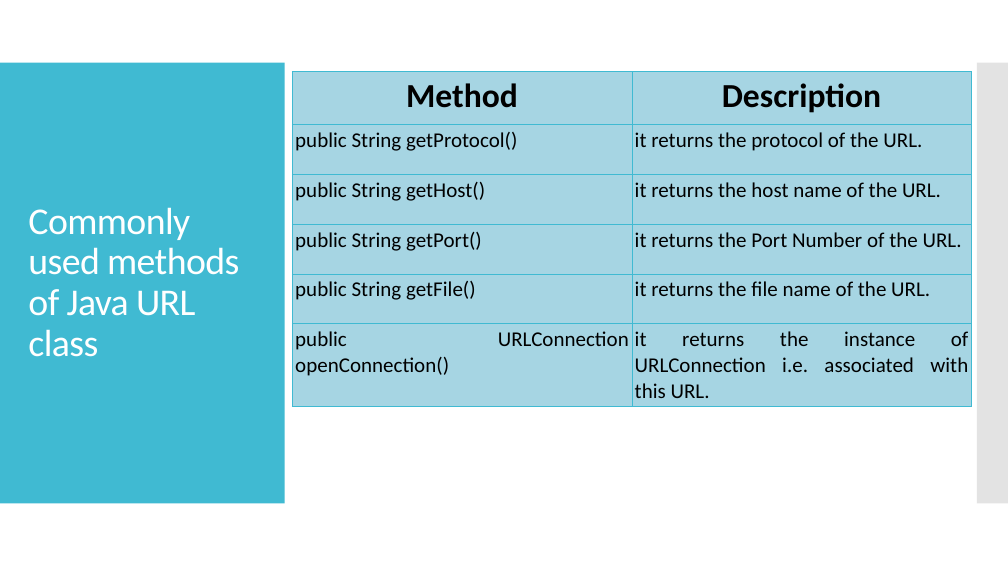
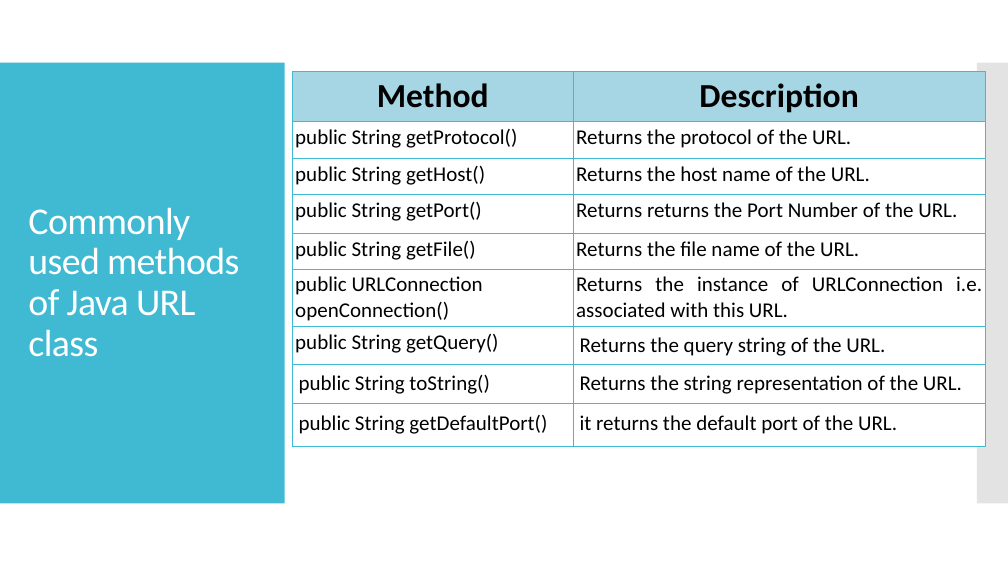
Before and after one commit to jrambasana/AJP2022-code, a slide deck: slide 50 of Slides/AJP - Unit 1 - Java Networking.pptx. Drawn at 1008x567 pixels with LibreOffice and Linux fonts; fonts in the diff are those of the drawing. Boxes give left, top, right and bottom in pixels: in the first picture for what was removed or moved away, otherwise in the second. Text is boxed around its words. In the diff, an @@ line names an element or a change of style, - is before the commit and + after.

```diff
--- a/Slides/AJP - Unit 1 - Java Networking.pptx
+++ b/Slides/AJP - Unit 1 - Java Networking.pptx
@@ table at box(293, 71, 986, 445) @@
-row 2: public String getProtocol() | it returns the protocol of the URL.
-row 3: public String getHost() | it returns the host name of the URL.
-row 4: public String getPort() | it returns the Port Number of the URL.
-row 5: public String getFile() | it returns the file name of the URL.
-row 6: public URLConnection openConnection() | it returns the instance of URLConnection i.e. associated with this URL.
+row 2: public String getProtocol() | Returns the protocol of the URL.
+row 3: public String getHost() | Returns the host name of the URL.
+row 4: public String getPort() | Returns returns the Port Number of the URL.
+row 5: public String getFile() | Returns the file name of the URL.
+row 6: public URLConnection openConnection() | Returns the instance of URLConnection i.e. associated with this URL.
+row 7: public String getQuery() | Returns the query string of the URL.
+row 8: public String toString() | Returns the string representation of the URL.
+row 9: public String getDefaultPort() | it returns the default port of the URL.
@@ table: place and size @@
-table at box(293, 71, 972, 405)
+table at box(293, 71, 986, 445)
```
Also in this commit, not shown: 5 other slides changed, 3 slides added, 4 other files.
